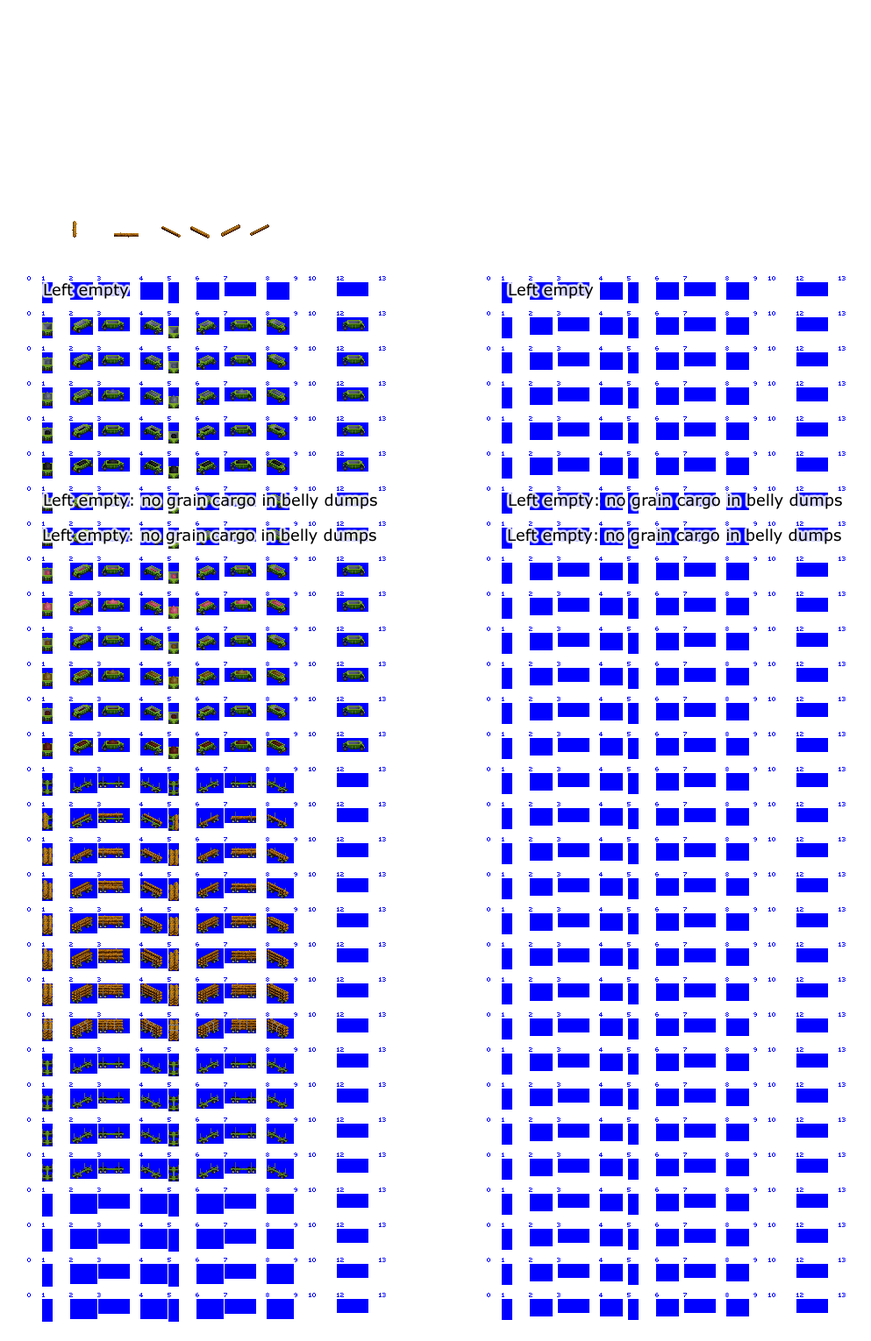
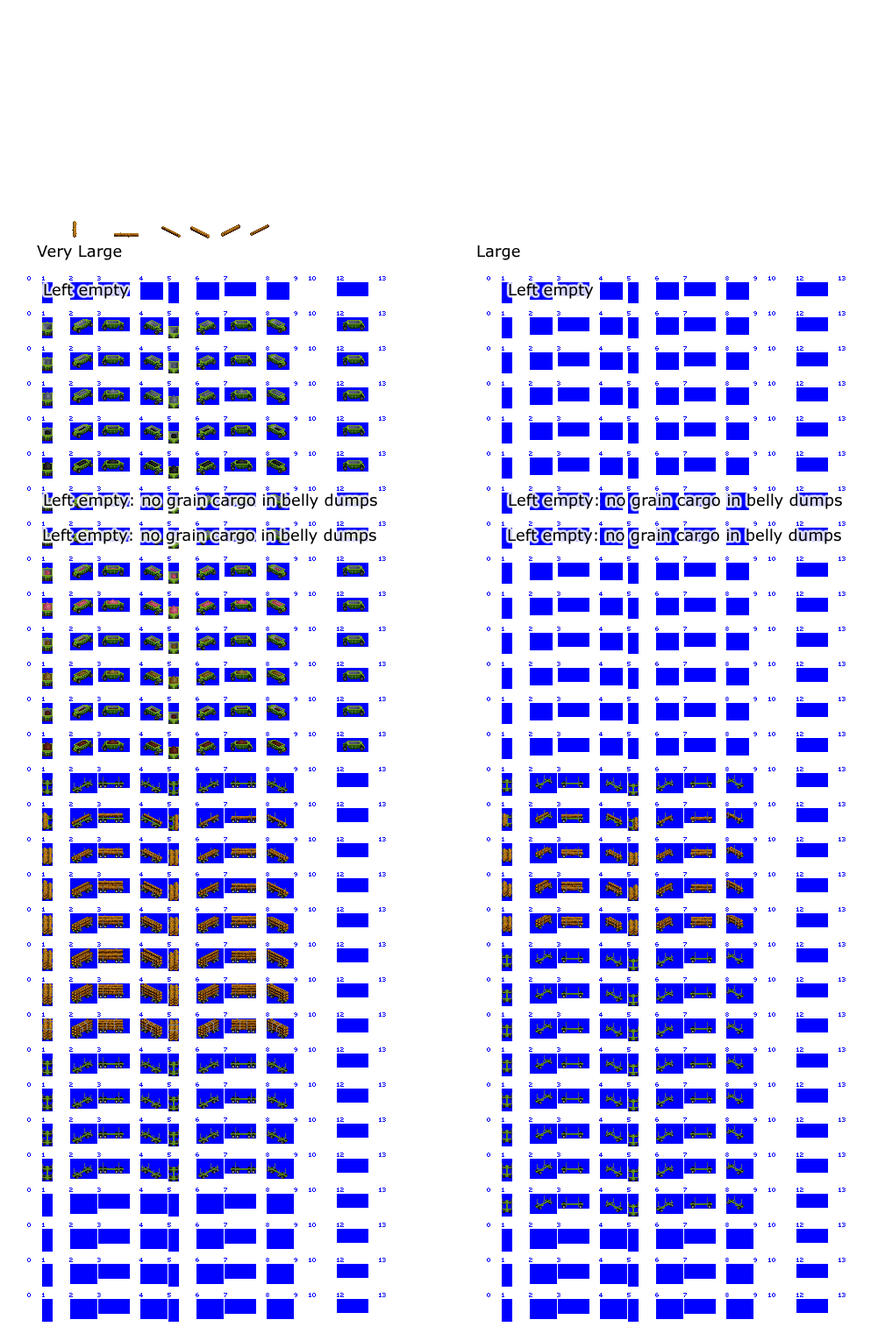
Two versions of the same layered image (871px x 1341px). Layer-by-layer changes:
added layer "Large" in group "Large off-highway trailer" over [476, 245, 520, 261]
added group "Log Trailer" (2nd of 2, in "Large off-highway trailer") with 5 layers in group "Large off-highway trailer" over [501, 774, 744, 1217]
added layer "stake fronts" (2nd of 2, in "Large off-highway trailer" › "Log Trailer") in group "Log Trailer" over [501, 776, 736, 1214]
added layer "log loads" (2nd of 2, in "Large off-highway trailer" › "Log Trailer") in group "Log Trailer" over [501, 811, 743, 936]
added layer "stakes" (2nd of 2, in "Large off-highway trailer" › "Log Trailer") in group "Log Trailer" over [501, 774, 742, 1214]
added layer "Chassis" (2nd of 2, in "Large off-highway trailer" › "Log Trailer") in group "Log Trailer" over [502, 780, 744, 1216]
added layer "log trailer front wheels" (2nd of 2, in "Large off-highway trailer" › "Log Trailer") in group "Log Trailer" over [502, 778, 733, 1217]
added layer "Very Large" in group "Large off-highway trailer" over [36, 245, 122, 261]
renamed "Zepyhris Guide copy 12" to "Zepyhris Guide", painted on it over [501, 773, 754, 1323]
